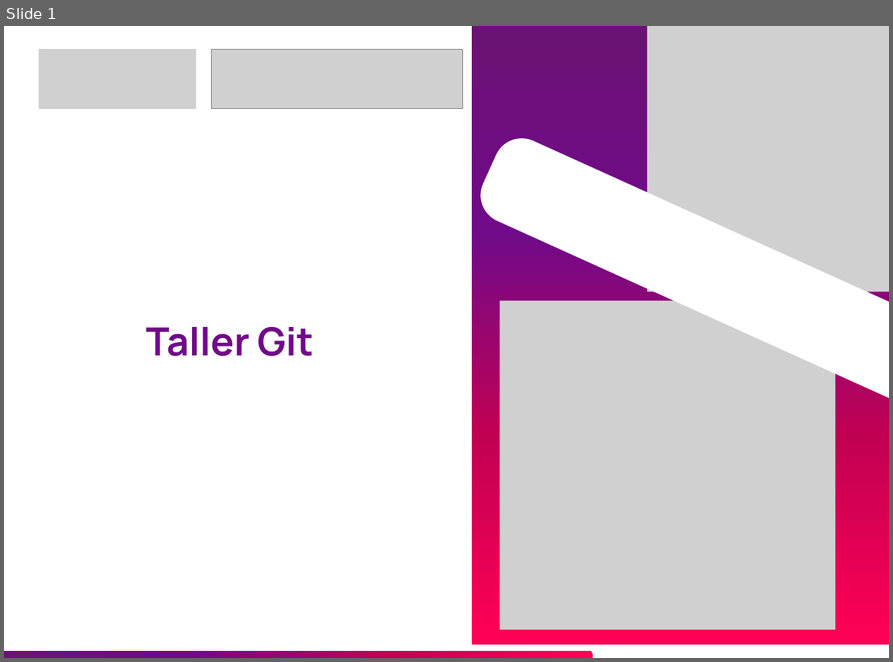
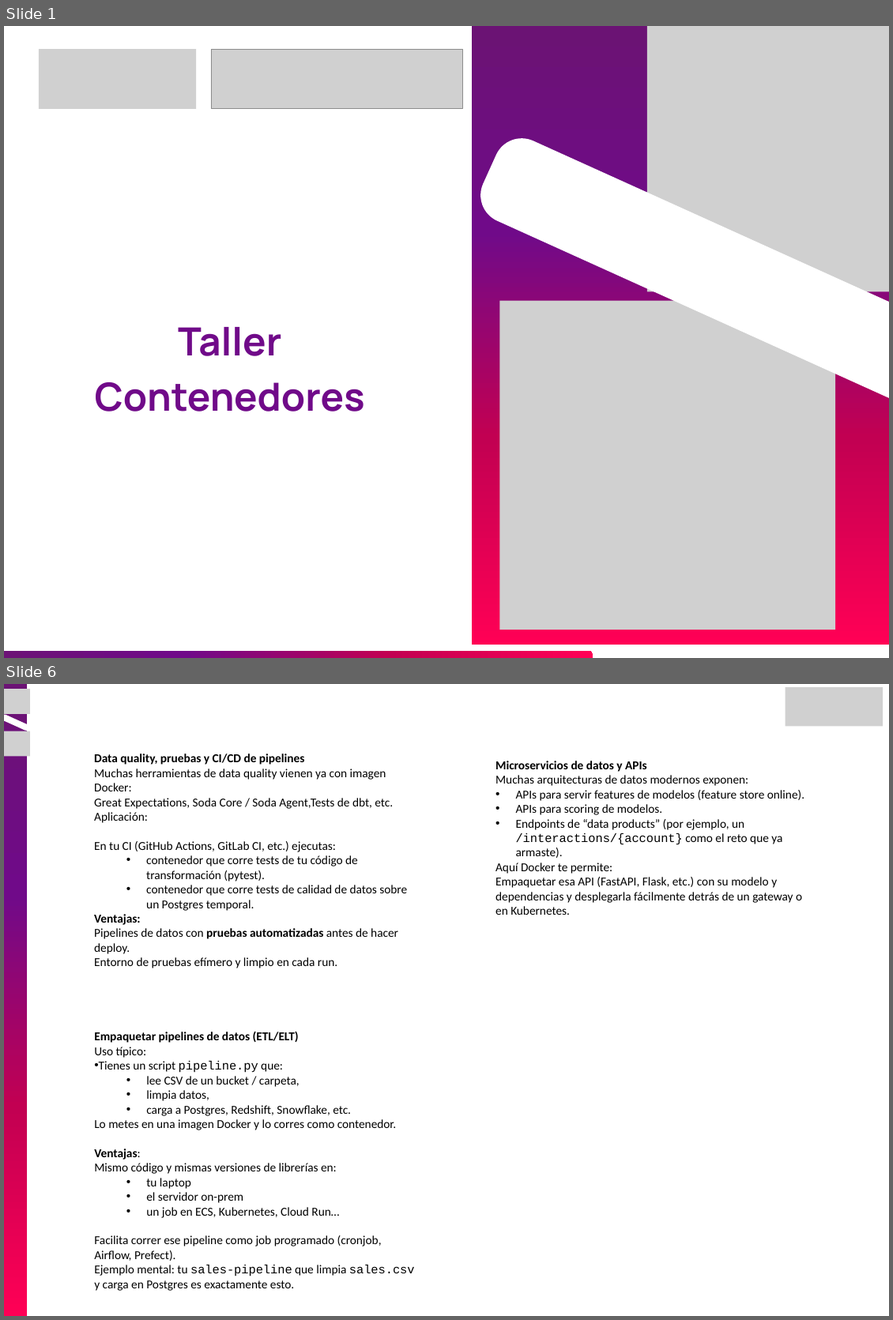
Before and after one commit to JEstebanMejiaV/curso-ingenieria-de-datos, a slide deck: modulo-01_fundamentos/taller-contenedores/materiales-taller-contenedores.pptx. Shown one above the other, each under a label of ours: slide 1 before the commit, slides 1 and 6 after it; the slides between them are not shown. The pictures are 893x662 and 893x1320 pixels, drawn with LibreOffice and Linux fonts; fonts in the diff are those of the drawing; grey boxes stand for pictures. Boxes give left, top, right and bottom in pixels: in the first picture for what was removed or moved away, otherwise in the second. Text is boxed around its words. In the diff, an @@ line names an element or a change of style, - is before the commit and + after.

Commit message:
fix taller contenedores v2.0.2

```diff
--- a/modulo-01_fundamentos/taller-contenedores/materiales-taller-contenedores.pptx
+++ b/modulo-01_fundamentos/taller-contenedores/materiales-taller-contenedores.pptx
@@ slide 6 added at (x1=4, y1=684, x2=889, y2=1316), background #FFFFFF @@
@@ picture added at (x1=785, y1=687, x2=882, y2=727) @@
@@ group added at (x1=4, y1=684, x2=31, y2=1316): 2 freeform shapes, 2 pictures @@
@@ text added at (x1=94, y1=754, x2=407, y2=968), 13.6 pt, text #000000 @@
+Data quality, pruebas y CI/CD de pipelines
+Muchas herramientas de data quality vienen ya con imagen Docker:
+Great Expectations, Soda Core / Soda Agent,Tests de dbt, etc.
+Aplicación:
+En tu CI (GitHub Actions, GitLab CI, etc.) ejecutas:
+  • contenedor que corre tests de tu código de transformación (pytest).
+  • contenedor que corre tests de calidad de datos sobre un Postgres temporal.
+Ventajas:
+Pipelines de datos con pruebas automatizadas antes de hacer deploy.
+Entorno de pruebas efímero y limpio en cada run.
@@ text added at (x1=495, y1=761, x2=804, y2=915), 13.6 pt, text #000000 @@
+Microservicios de datos y APIs
+Muchas arquitecturas de datos modernos exponen:
+• APIs para servir features de modelos (feature store online).
+• APIs para scoring de modelos.
+• Endpoints de “data products” (por ejemplo, un /interactions/{account} como el reto que ya armaste).
+Aquí Docker te permite:
+Empaquetar esa API (FastAPI, Flask, etc.) con su modelo y dependencias y desplegarla fácilmente detrás de un gateway o en Kubernetes.
@@ text added at (x1=94, y1=1031, x2=415, y2=1291), 13.6 pt, text #000000 @@
+Empaquetar pipelines de datos (ETL/ELT)
+Uso típico:
+• Tienes un script pipeline.py que:
+  • lee CSV de un bucket / carpeta,
+  • limpia datos,
+  • carga a Postgres, Redshift, Snowflake, etc.
+Lo metes en una imagen Docker y lo corres como contenedor.
+Ventajas:
+Mismo código y mismas versiones de librerías en:
+  • tu laptop
+  • el servidor on-prem
+  • un job en ECS, Kubernetes, Cloud Run…
+Facilita correr ese pipeline como job programado (cronjob, Airflow, Prefect).
+Ejemplo mental: tu sales-pipeline que limpia sales.csv y carga en Postgres es exactamente esto.
@@ slide 1 changed as well @@
@@ text at (x1=95, y1=327, x2=365, y2=412): text changed @@
-Taller Git
+Taller Contenedores
```
Also in this commit, not shown: 10 other slides added, 11 slides removed, 2 other files.
